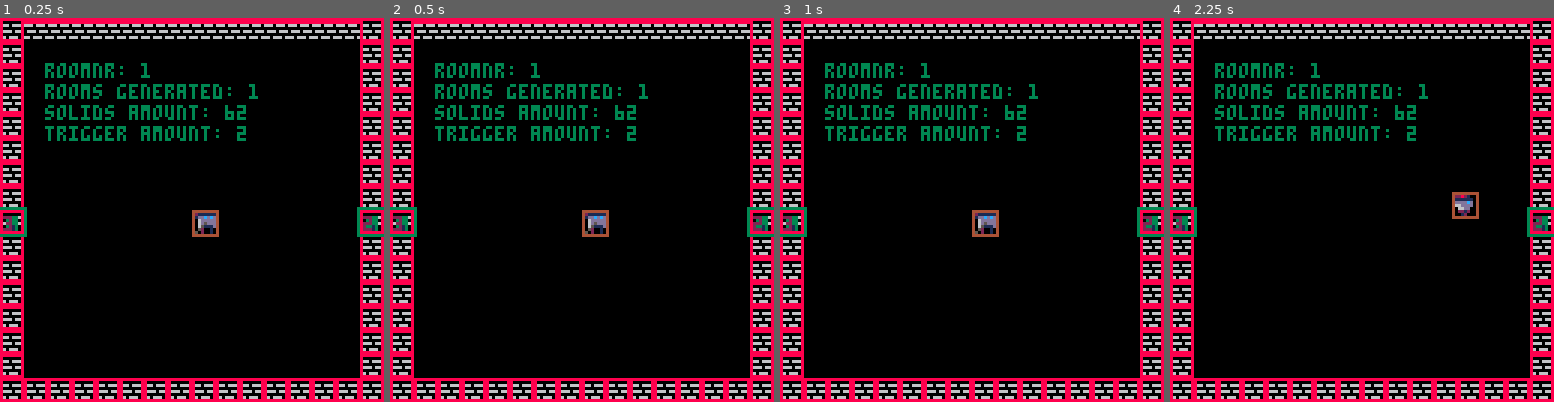
Above: before the commit, frames 1-4 (left to right).
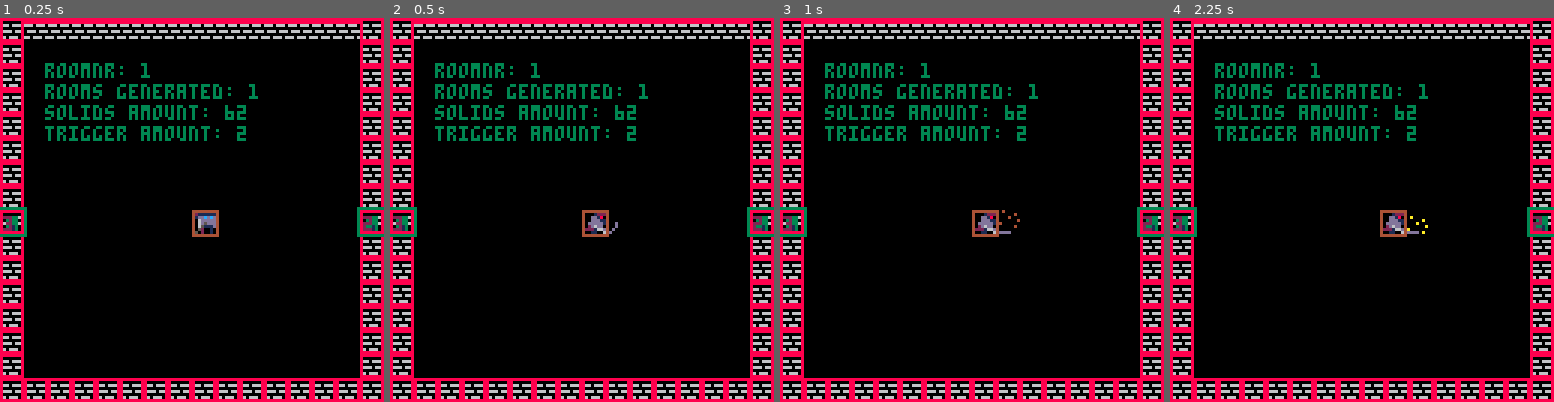
Above: after the commit, the same moments.

Repository: bttrs/toyboxjam2019
Game: PICO-8 cartridge game.p8
The game is run twice, just before and just after one commit, with the same random seed, the same clock (stepped at 60 frames per second) and the same inputs.
Inputs:
- Up to frame 1 (0.25 s): no input
- Up to frame 2 (0.5 s): tap X (X key) at 0.33 s
- Up to frame 3 (1 s): tap O (Z key) at 0.7 s
- Up to frame 4 (2.25 s): tap X (X key) at 1.07, 1.85 s; hold Right 1.6-2.1 s; tap O (Z key) at 1.7, 2.1 s; hold Up from 2.15 s (still down)

Frame 1 is identical in both runs. In frame 2, 0.2% of the frame differs, in the area x 50-60%, y 50-57%; in frame 3, 0.3%; in frame 4, 0.9%, in the area x 54-81%, y 45-58%.

Commit message:
implements player attack

Diff:
--- a/game.p8
+++ b/game.p8
@@ -168,23 +169,37 @@
 	h=8,
 	triggerbox={x=0,y=0,w=8,h=8}, -- these are relative values
 	speed=1,
-	anim=nil
+	-- (init function) direction=utils.dir_r, -- left, up, right or down
+	-- (init function) look_direction=utils.dir_r, -- only left or right (used for mirroring of sprites)
+	anim=nil,
+	state=0,
+	state_start_time=0
 }
 
 char_animation={
 	a_idle={128,129},
-	a_run={144,145,146,147}
+	a_run={144,145,146,147,146,145},
+	a_attack={176,177,177,177,177,177},
+}
+
+char_anim_state={
+	idle=0,
+	attack=1
 }
 
 function char.init()
 	char.anim = myannimator:new()
  	char.anim:setsprite(char_animation.a_idle)
 	char.direction = utils.dir_r
+	char.look_direction = utils.dir_r
 end
 
 
 function char.draw()
-	spr(char.anim:getsprite(), char.x, char.y,1, 1, char.direction==utils.dir_l)
+	spr(char.anim:getsprite(), char.x, char.y,1, 1, char.look_direction==utils.dir_l)
+	if char.state == char_anim_state.attack then
+		char.draw_attack()
+	end
 	if debug then
 		rect(char.x, char.y, char.x+char.w, char.y+char.h, 4)
 	end
@@ -192,38 +207,137 @@
 		print("colliding",0,0,7)
 	end
 end
+
+function char.draw_attack()
+	local multi = 1
+	local flip = char.look_direction == utils.dir_l
+	if flip then
+		multi = -1
+	end
+	offset_y = char.y
+	offset_x = char.x + (8 * multi)
+	printh(char.anim.i)
+	if (char.anim.i==2) then
+		--make other colors transparent
+		--make this frame's whip ones whip color
+		palt(4,true) --particle btm
+		palt(9,true) --particle mid
+		palt(10,true) -- particle top
+		palt(1,true) -- landed whip
+		pal(5,13) -- change gray to whip
+		spr(178,offset_x,offset_y,1,1,flip)
+		palt() -- restore all of it
+		pal()
+	elseif (char.anim.i==3) then
+		--make other colors transparent
+		--make this frame's whip ones whip color
+		palt(4,true) --particle top
+		palt(9,true) --particle mid
+		palt(10,true) -- particle btm
+		palt(5,true) -- curled whip
+		pal(1,13) -- change dk blue to whip
+		spr(178,offset_x,offset_y,1,1,flip)
+		palt() -- restore all of it
+		pal()
+	elseif (char.anim.i==4) then
+		--make other colors transparent
+		--make this frame's whip ones whip color
+		palt(4,true) --particle top
+		palt(9,true) --particle mid
+		--palt(10,true) -- particle btm
+		palt(5,true) -- curled whip
+		pal(1,13) -- change dk blue to whip
+		spr(178,offset_x,offset_y,1,1,flip)
+		palt() -- restore all of it
+		pal()
+	elseif (char.anim.i==5) then
+		palt(4,true) --particle top
+		--palt(9,true) --particle mid
+		palt(10,true) -- particle btm
+		palt(5,true) -- curled whip
+		pal(1,13) -- change dk blue to whip
+		spr(178,offset_x,offset_y,1,1,flip)
+		palt() -- restore all of it
+		pal()
+	elseif (char.anim.i==6) then
+		--palt(4,true) --particle top
+		palt(9,true) --particle mid
+		palt(10,true) -- particle btm
+		palt(5,true) -- curled whip
+		pal(1,13) -- change dk blue to whip
+		spr(178,offset_x,offset_y,1,1,flip)
+		palt() -- restore all of it
+		pal()
+	end
+end
+
+function char.check_attack_btn()
+	if btnp(5) and not btnp(6) then
+		char.anim:setsprite(char_animation.a_attack, 7, true)
+		char.state = char_anim_state.attack
+		char.state_start_time = utils.mstime
+	end
+end
+
 -- man kann scheinbar nicht  im update zeichnen <- stimmt
 function char.update()
-	char.anim:setsprite(char_animation.a_idle,5)
+	if char.state == char_anim_state.idle then
+		char.idle()
+	elseif char.state == char_anim_state.attack then
+		char.attack()
+	end
+
+	char.anim:update()
+end
+
+function char.attack()
+	local attack_length = 680
+…(4 lines of a section not shown)…
+	if utils.mstime > attack_length + char.state_start_time then
+		char.state = char_anim_state.idle
+	end
+end
+
+function char.idle()
+	char.anim:setsprite(char_animation.a_idle,10)
 	char_copy = copy(char)
+	local speed = char.speed
 	if btn(⬆️) then
-		char_copy.y -= char.speed
+		char_copy.y -= speed
 		char_copy.anim:setsprite(char_animation.a_run)
 		char_copy.direction=utils.dir_u
+		speed = sqrt(speed*speed/2)
 	elseif btn(⬇️) then
-		char_copy.y += char.speed
+		char_copy.y += speed
 		char_copy.anim:setsprite(char_animation.a_run)
 		char_copy.direction=utils.dir_d
+		speed = sqrt(speed*speed/2)
 	end
 	if btn(➡️) then
-		char_copy.x += char.speed
+		char_copy.x += speed
 		char_copy.anim:setsprite(char_animation.a_run)
 		char_copy.direction=utils.dir_r
+		char_copy.look_direction=utils.dir_r
 	elseif btn(⬅️) then
-	 char_copy.x -= char.speed
+	char_copy.x -= speed
 		char_copy.anim:setsprite(char_animation.a_run)
 		char_copy.direction=utils.dir_l
+		char_copy.look_direction=utils.dir_l
 	end
 
 	if not is_colliding(char_copy) then
-	 char = char_copy
+	char = char_copy
 	end
 
 	t = is_triggering(char)
 	if t != nil and t.trigger_type==trigger_type.door then
 		game_manager.door_triggered(t)
 	end
-	char.anim:update()
+
+	char.check_attack_btn()
 end
 -->8
 -- utils
@@ -272,8 +386,8 @@
 function del_map(t, i)
 	local n=#t
 	if (i>0 and i<=n) then
-									for j=i,n-1 do t[j]=t[j+1] end
-									t[n]=nil
+		for j=i,n-1 do t[j]=t[j+1] end
+		t[n]=nil
 	end
 end
 
@@ -286,9 +400,13 @@
 end
 
 -- set the sprite and update after everyxframe
-function myannimator:setsprite(sarr,everyxframe)
+function myannimator:setsprite(sarr,everyxframe,reset)
 	self.arr = sarr
 	self.everyxframe = everyxframe
+	if reset then
+		self.i = 0
+		self.frames = 0
+	end
 end
 
 function myannimator:getsprite()
